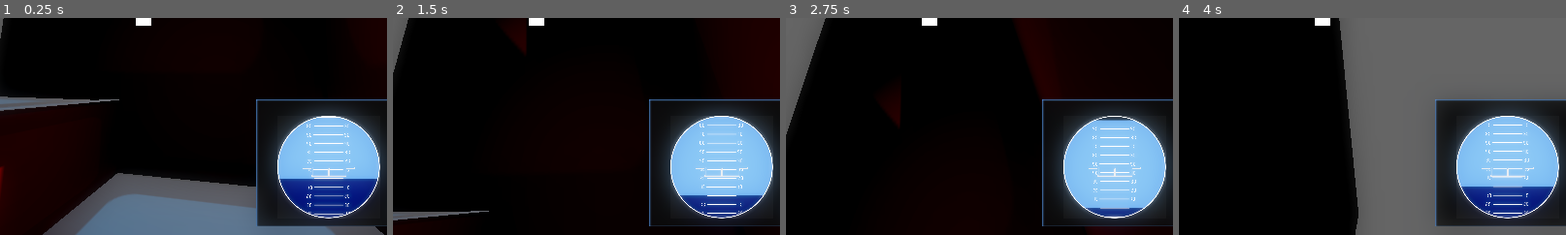
Above: before the commit, frames 1-4 (left to right).
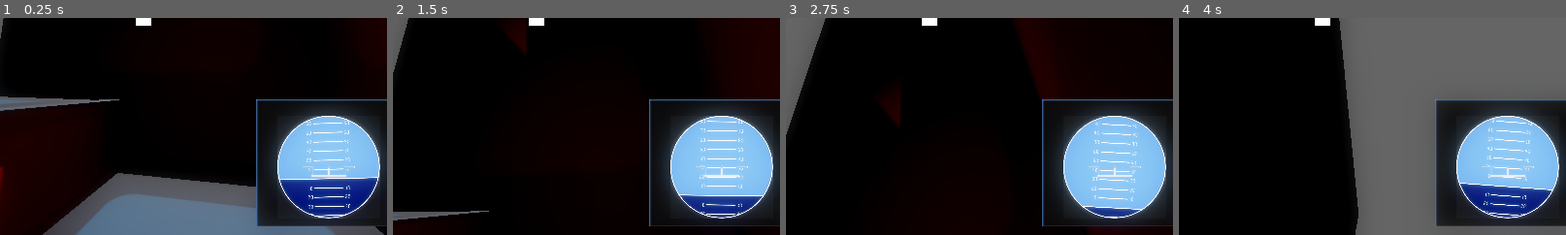
Above: after the commit, the same moments.

Repository: LitheFulminare/Abyssal-Cleaner
Game: Godot game, scene res://Prototyping/Test scene.tscn
Same seed, same stepped clock (60 frames per second), same inputs: the game is played once before the commit and once after it. The engine's default icon, where the game draws it, is replaced by a stand-in: a white triangle on a blue panel in a dark square.
Inputs (mouse positions are % of the whole screen's width and height, from its top left):
- Up to frame 1 (0.25 s): no input
- Up to frame 2 (1.5 s): move the mouse to (72, 45) at 0.52 s; hold D (Right) 0.53-1.28 s; move the mouse to (30, 55) at 1.27 s; hold S (Backwards) from 1.28 s (still down)
- Up to frame 3 (2.75 s): move the mouse to (60, 28) at 2.02 s; release S (Backwards) at 2.03 s; hold D (Right) from 2.03 s (still down)
- Up to frame 4 (4 s): move the mouse to (45, 70) at 2.77 s; release D (Right) at 2.78 s; hold W (Forward) 2.78-3.53 s; move the mouse to (80, 65) at 3.52 s; hold A (Left) from 3.53 s (still down)
The pictures show only the part of the screen within x 32-81%, y 50-100%; the shares and areas given below are measured in that part.

The runs differ from the first frame. In frame 1, 1.2% of the frame differs, in the area x 72-98%, y 45-92%; in frame 2, 1.1%; in frame 3, 1.2%; in frame 4, 1.2%, in the area x 72-97%, y 46-92%.

Commit message:
artificial horizon how shows roll

Diff:
--- a/abyssal-cleaner-3d/Assets/Screens/Orientation/orientation_screen.gd
+++ b/abyssal-cleaner-3d/Assets/Screens/Orientation/orientation_screen.gd
@@ -7,5 +7,5 @@
 func update_player_arrow(new_rotation: float) -> void:
 	playerArrow.rotation.z = new_rotation
 
-func update_artificial_horizon(pitch_rad: float) -> void:
-	artificial_horizon.update_horizon(pitch_rad)
+func update_artificial_horizon(pitch_rad: float, roll_rad: float) -> void:
+	artificial_horizon.update_horizon(pitch_rad, roll_rad)
--- a/abyssal-cleaner-3d/Player/Artificial Horizon.tscn
+++ b/abyssal-cleaner-3d/Player/Artificial Horizon.tscn
@@ -4,7 +4,7 @@
 [ext_resource type="Texture2D" uid="uid://dio0npl07npxv" path="res://Assets/Screens/Artificial Horizon/AH Scrolling Texture.png" id="1_qvgv0"]
 [ext_resource type="Texture2D" uid="uid://f85hmpxfmnh4" path="res://Assets/Screens/Artificial Horizon/AH Frame.png" id="2_3s2vl"]
 
-[node name="Artificial Horizon" type="Control" unique_id=1693072257 node_paths=PackedStringArray("ah_texture")]
+[node name="Artificial Horizon" type="Control" unique_id=1693072257 node_paths=PackedStringArray("ah_texture", "pivot")]
 layout_mode = 3
 anchors_preset = 8
 anchor_left = 0.5
@@ -18,9 +18,10 @@
 grow_horizontal = 2
 grow_vertical = 2
 script = ExtResource("1_7wep3")
-ah_texture = NodePath("Control/AH Texture")
+ah_texture = NodePath("Pivot Container/AH Texture")
+pivot = NodePath("Pivot Container")
 
-[node name="Control" type="Control" parent="." unique_id=1250406974]
+[node name="Pivot Container" type="Control" parent="." unique_id=1250406974]
 clip_contents = true
 layout_mode = 1
 anchors_preset = 8
@@ -28,13 +29,16 @@
 anchor_top = 0.5
 anchor_right = 0.5
 anchor_bottom = 0.5
-offset_left = -350.0
-offset_top = -350.0
+offset_left = -175.0
+offset_top = -175.0
+offset_right = 175.0
+offset_bottom = 175.0
 grow_horizontal = 2
 grow_vertical = 2
 scale = Vector2(2, 2)
+pivot_offset_ratio = Vector2(0.5, 0.5)
 
-[node name="AH Texture" type="TextureRect" parent="Control" unique_id=2879547]
+[node name="AH Texture" type="TextureRect" parent="Pivot Container" unique_id=2879547]
 layout_mode = 1
 anchors_preset = 8
 anchor_left = 0.5
@@ -42,16 +46,16 @@
 anchor_right = 0.5
 anchor_bottom = 0.5
 offset_left = -350.0
-offset_top = -600.0
+offset_top = -1200.0
 offset_right = 350.0
-offset_bottom = 600.0
+offset_bottom = 1200.0
 grow_horizontal = 2
 grow_vertical = 2
 scale = Vector2(0.5, 0.5)
 pivot_offset_ratio = Vector2(0.5, 0.5)
 texture = ExtResource("1_qvgv0")
 
-[node name="TextureRect" type="TextureRect" parent="." unique_id=1304170106]
+[node name="Frame" type="TextureRect" parent="." unique_id=1304170106]
 layout_mode = 1
 anchors_preset = 8
 anchor_left = 0.5
--- a/abyssal-cleaner-3d/Player/artificial_horizon.gd
+++ b/abyssal-cleaner-3d/Player/artificial_horizon.gd
@@ -2,6 +2,7 @@
 extends Control
 
 @export var ah_texture: TextureRect
+@export var pivot: Control
 
 var zero_position: float
 
@@ -10,6 +11,8 @@
 func _ready() -> void:
 	zero_position = ah_texture.position.y
 
-func update_horizon(pitch_rad: float) -> void:
+func update_horizon(pitch_rad: float, roll_rad: float) -> void:
 	var pitch_deg:float = rad_to_deg(pitch_rad)
 	ah_texture.position.y = pitch_deg * pixel_per_degree + zero_position
+
+	pivot.rotation = -roll_rad
--- a/abyssal-cleaner-3d/Player/submarine_movement.gd
+++ b/abyssal-cleaner-3d/Player/submarine_movement.gd
@@ -35,7 +35,12 @@
 func _physics_process(delta):
 	var forward = -global_basis.z
 	orientationScreen.update_player_arrow(atan2(forward.x, forward.z))
-	orientationScreen.update_artificial_horizon(asin(forward.y))
+
+	#var up = global_basis.y
+	#var projected_up = (up - up.project(forward)).normalized()
+	#var projected_world_up = (Vector3.UP - Vector3.UP.project(forward)).normalized()
+	#var roll = projected_up.signed_angle_to(projected_world_up,forward)
+
 
 	# Rotation
 	var offset = mouse_position - center
@@ -74,6 +79,8 @@
 
 	var roll_quat = Quaternion(forward, correction)
 	quaternion = roll_quat * quaternion
+
+	orientationScreen.update_artificial_horizon(asin(forward.y), roll_angle)
 
 	# Causes gimbal lock
 	#rotation.y -= mouse_direction.x * delta * mouse_distance / 500
Binary file changed: abyssal-cleaner-3d/Assets/Screens/Artificial Horizon/AH Frame.png
Binary file changed: abyssal-cleaner-3d/Assets/Screens/Artificial Horizon/AH Scrolling Texture.png
